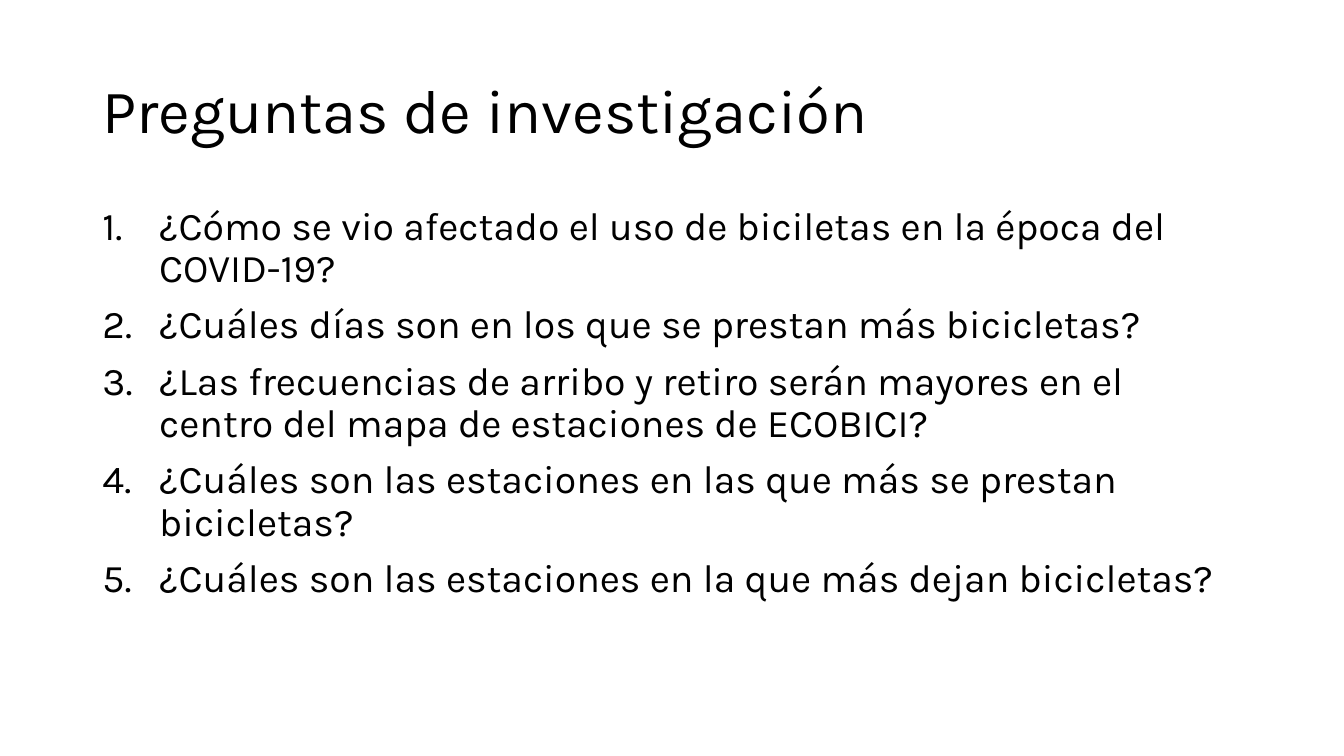
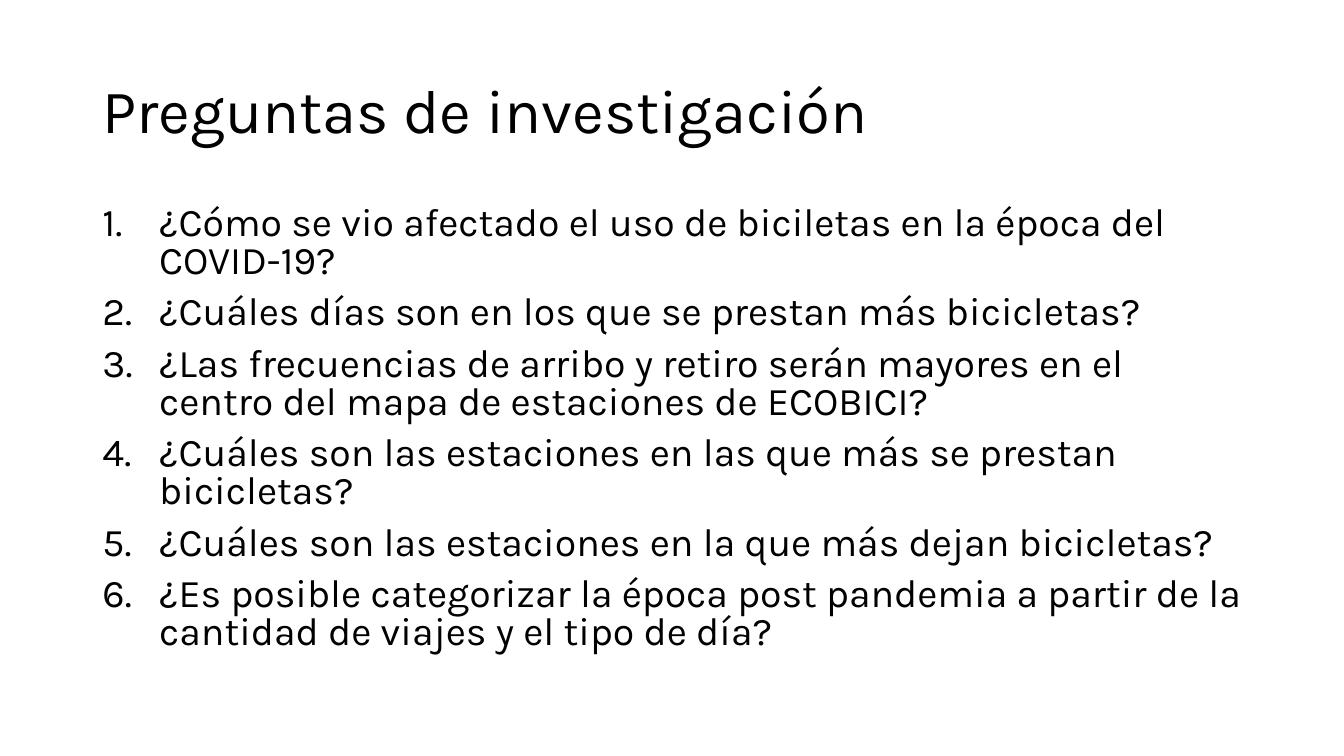
Before and after one commit to Ari-Castellanos/Proyecto-1-Seminario-2, a slide deck: slide 2 of Proyecto1_Seminario2.pptx. Drawn at 1344x756 pixels with LibreOffice and Linux fonts; fonts in the diff are those of the drawing. Boxes give left, top, right and bottom in pixels: in the first picture for what was removed or moved away, otherwise in the second. Text is boxed around its words. In the diff, an @@ line names an element or a change of style, - is before the commit and + after.

```diff
--- a/Proyecto1_Seminario2.pptx
+++ b/Proyecto1_Seminario2.pptx
@@ text at <box>159,206,1213,566</box>: line spacing 0.9 to 0.8 @@
@@ text at <box>159,577,1241,655</box>: paragraph added @@
+6. ¿Es posible categorizar la época post pandemia a partir de la cantidad de viajes y el tipo de día?
```
Also in this commit, not shown: 1 other slide changed, 1 slide added, 3 other files.
